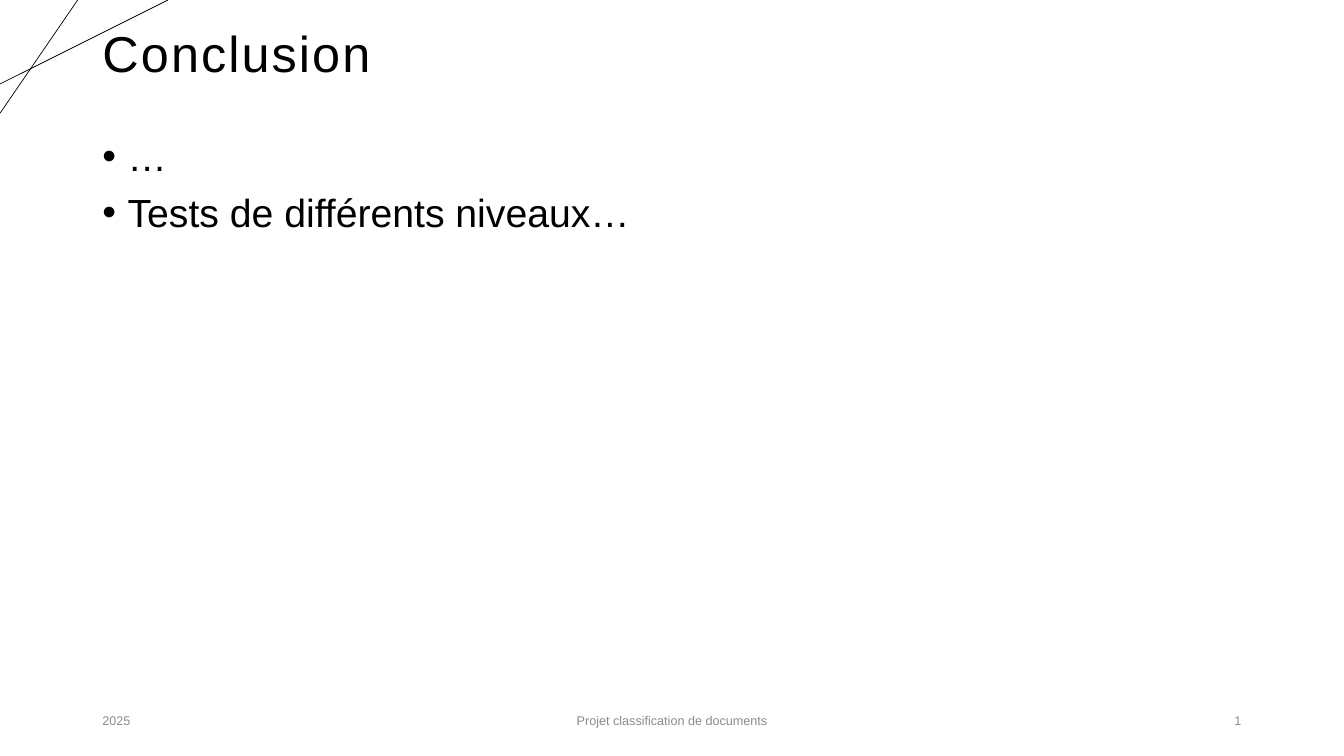
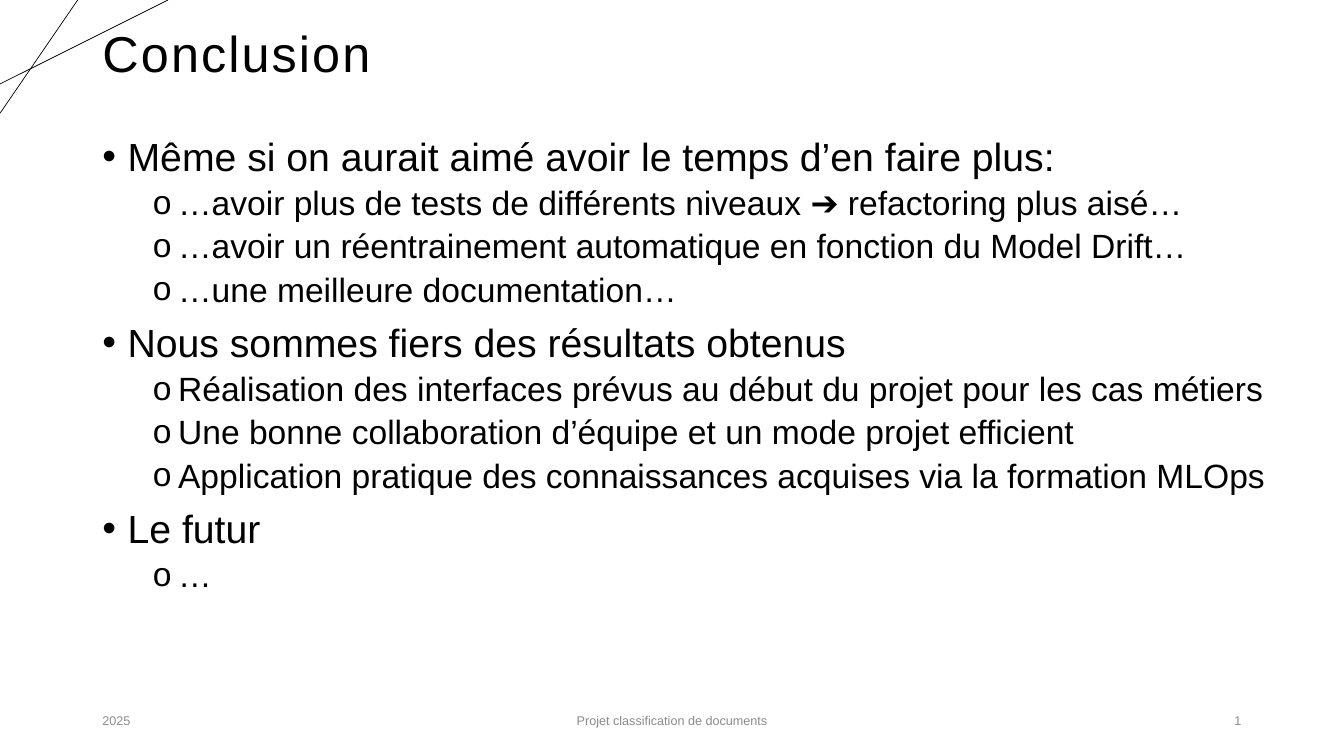
Before and after one commit to karned-formation/SEP24-MLOPS-SAKE, a slide deck: slide 1 of report/Projet_classification_MLOps_Partie5_Eddie.pptx. Drawn at 1344x756 pixels with LibreOffice and Linux fonts; fonts in the diff are those of the drawing. Boxes give left, top, right and bottom in pixels: in the first picture for what was removed or moved away, otherwise in the second. Text is boxed around its words. In the diff, an @@ line names an element or a change of style, - is before the commit and + after.

Commit message:
draft de slide pour conclusion à revoir en séance

```diff
--- a/report/Projet_classification_MLOps_Partie5_Eddie.pptx
+++ b/report/Projet_classification_MLOps_Partie5_Eddie.pptx
@@ text "Même si on aurait aimé ..." at (x1=128, y1=142, x2=1264, y2=544): size 28 to 24 pt in "…"; bullet • to o; list level 1 to 2 in "…" @@
@@ text at (x1=128, y1=142, x2=1264, y2=544): paragraphs added @@
+• Même si on aurait aimé avoir le temps d’en faire plus:
+  o …avoir plus de tests de différents niveaux ➔ refactoring plus aisé…
+  o …avoir un réentrainement automatique en fonction du Model Drift…
+  o …une meilleure documentation…
+• Nous sommes fiers des résultats obtenus
+  o Réalisation des interfaces prévus au début du projet pour les cas métiers
+  o Une bonne collaboration d’équipe et un mode projet efficient
+  o Application pratique des connaissances acquises via la formation MLOps
+• Le futur
@@ text at (x1=128, y1=198, x2=629, y2=228): paragraph removed @@
-• Tests de différents niveaux…
```
